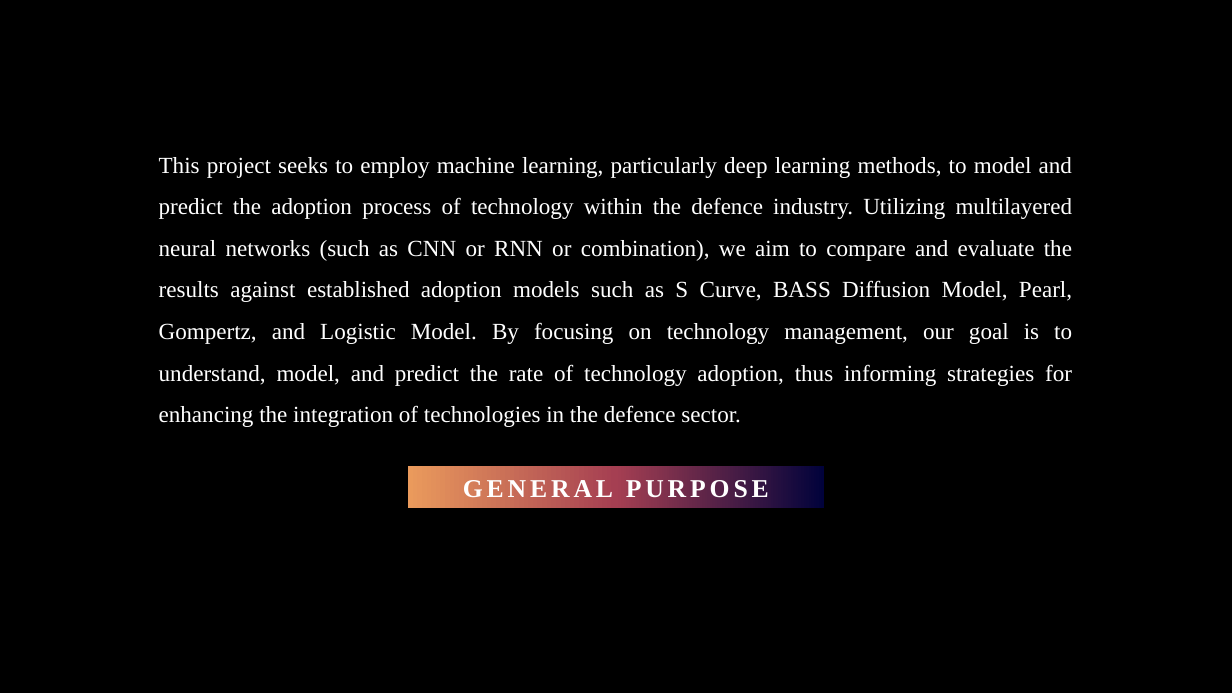
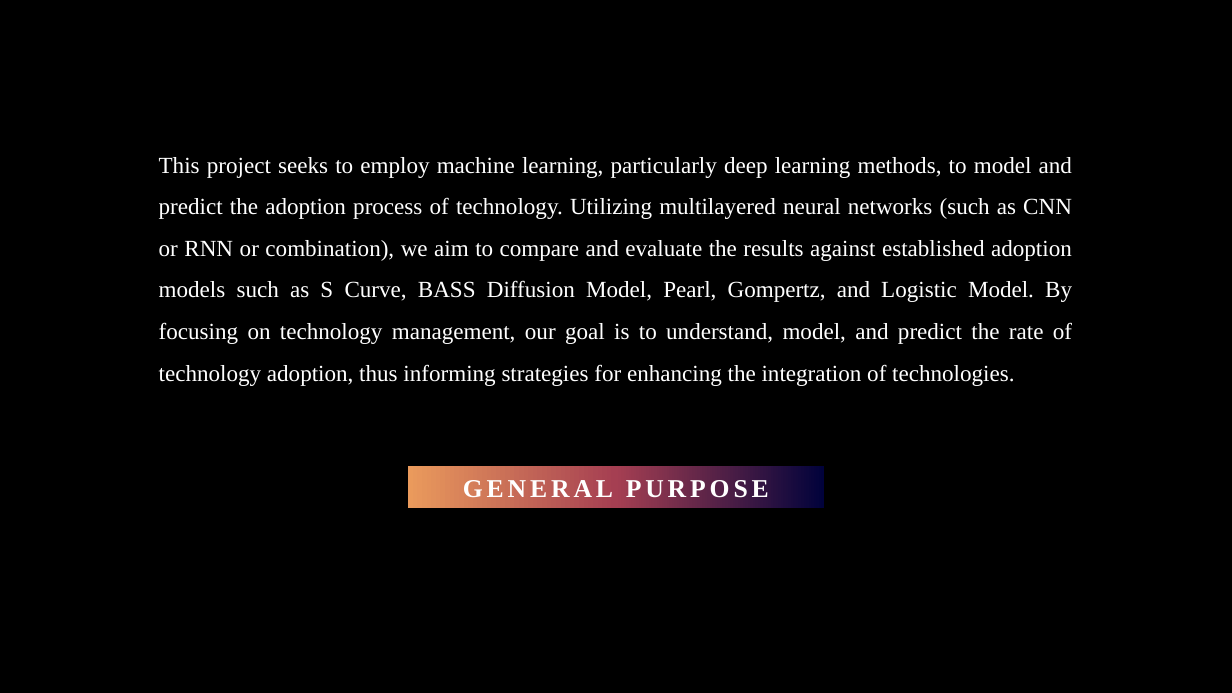
Before and after one commit to faridnec/forecasting-tech-adoption, a slide deck: slide 5 of presentation.pptx. Drawn at 1232x693 pixels with LibreOffice and Linux fonts; fonts in the diff are those of the drawing; background and template pictures are left out. Boxes give left, top, right and bottom in pixels: in the first picture for what was removed or moved away, otherwise in the second. Text is boxed around its words. In the diff, an @@ line names an element or a change of style, - is before the commit and + after.

```diff
--- a/presentation.pptx
+++ b/presentation.pptx
@@ text at (x1=159, y1=157, x2=1072, y2=386): text changed @@
-This project seeks to employ machine learning, particularly deep learning methods, to model and predict the adoption process of technology within the defence industry. Utilizing multilayered neural networks (such as CNN or RNN or combination), we aim to compare and evaluate the results against established adoption models such as S Curve, BASS Diffusion Model, Pearl, Gompertz, and Logistic Model. By focusing on technology management, our goal is to understand, model, and predict the rate of technology adoption, thus informing strategies for enhancing the integration of technologies in the defence sector.
+This project seeks to employ machine learning, particularly deep learning methods, to model and predict the adoption process of technology. Utilizing multilayered neural networks (such as CNN or RNN or combination), we aim to compare and evaluate the results against established adoption models such as S Curve, BASS Diffusion Model, Pearl, Gompertz, and Logistic Model. By focusing on technology management, our goal is to understand, model, and predict the rate of technology adoption, thus informing strategies for enhancing the integration of technologies.
```
Also in this commit, not shown: 1 other slide changed, 1 slide added, 2 slides removed, 4 other files.
